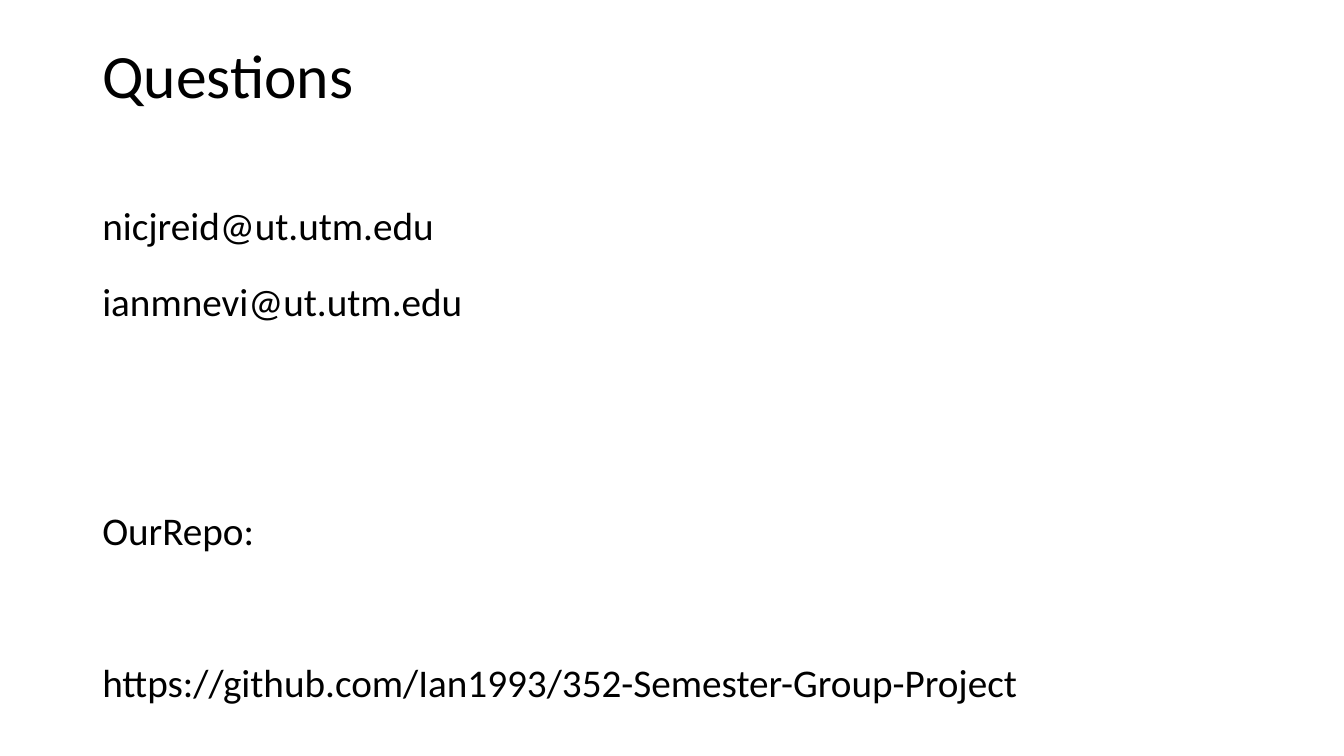
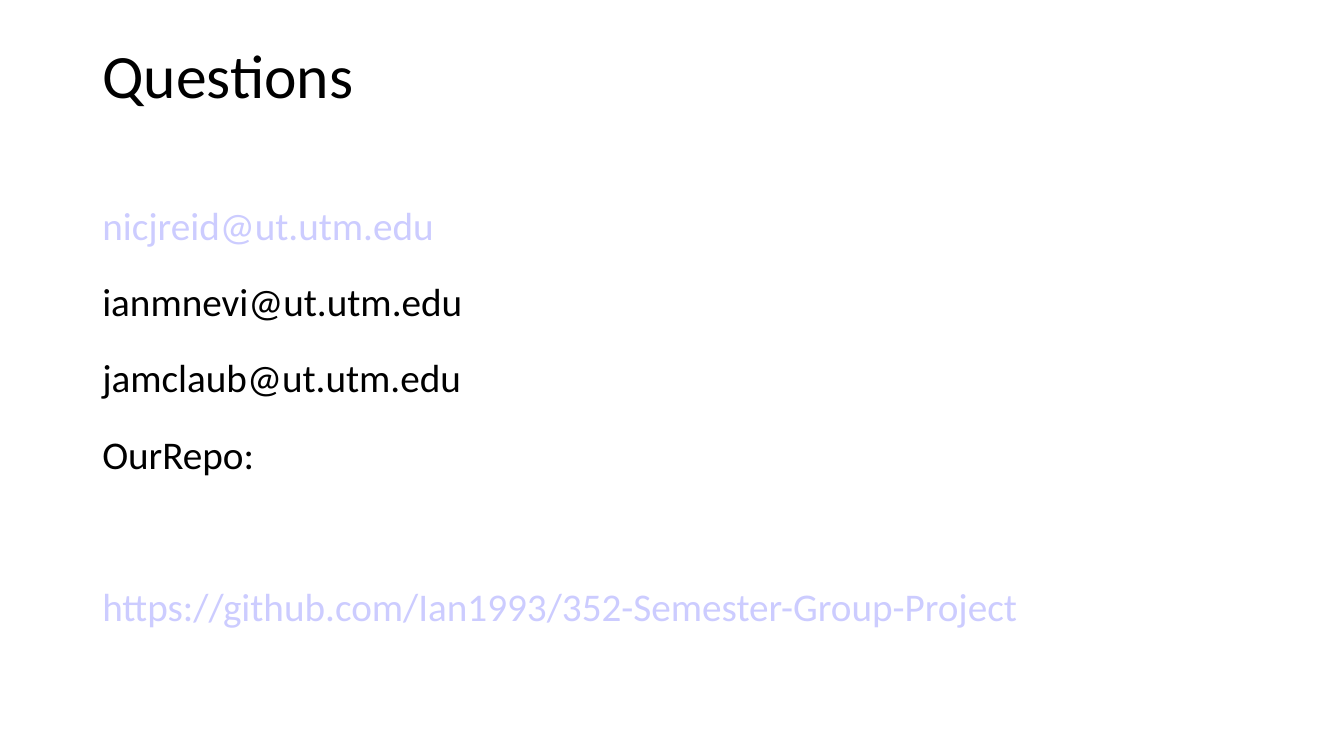
Before and after one commit to Ian1993/352-Semester-Group-Project, a slide deck: slide 7 of project presentation.ppt. Drawn at 1344x756 pixels with LibreOffice and Linux fonts; fonts in the diff are those of the drawing. Boxes give left, top, right and bottom in pixels: in the first picture for what was removed or moved away, otherwise in the second. Text is boxed around its words. In the diff, an @@ line names an element or a change of style, - is before the commit and + after.

```diff
--- a/project presentation.ppt
+++ b/project presentation.ppt
@@ text at [102,213,1017,627]: text colour #000000 to #CCCCFF in "nicjreid@ut.utm.edu", "https://github.com/Ian1993/352-Semester-Group-Project" @@
@@ text at [102,364,461,399]: paragraph added @@
+jamclaub@ut.utm.edu
```
Also in this commit, not shown: 1 other file.
